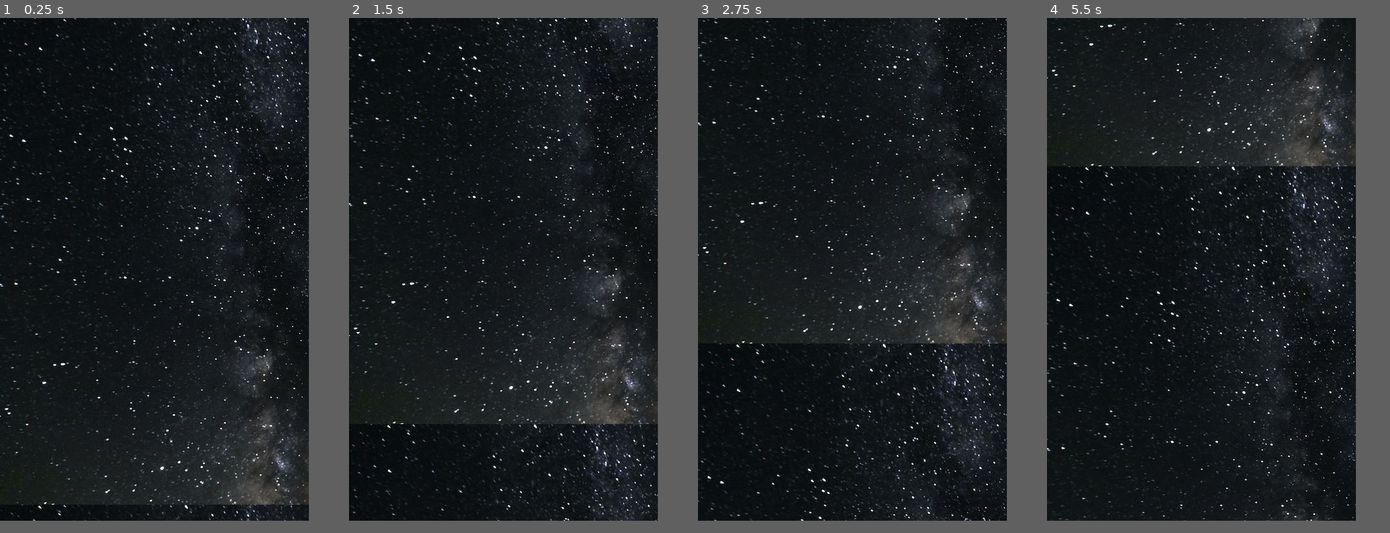
Above: before the commit, frames 1-4 (left to right).
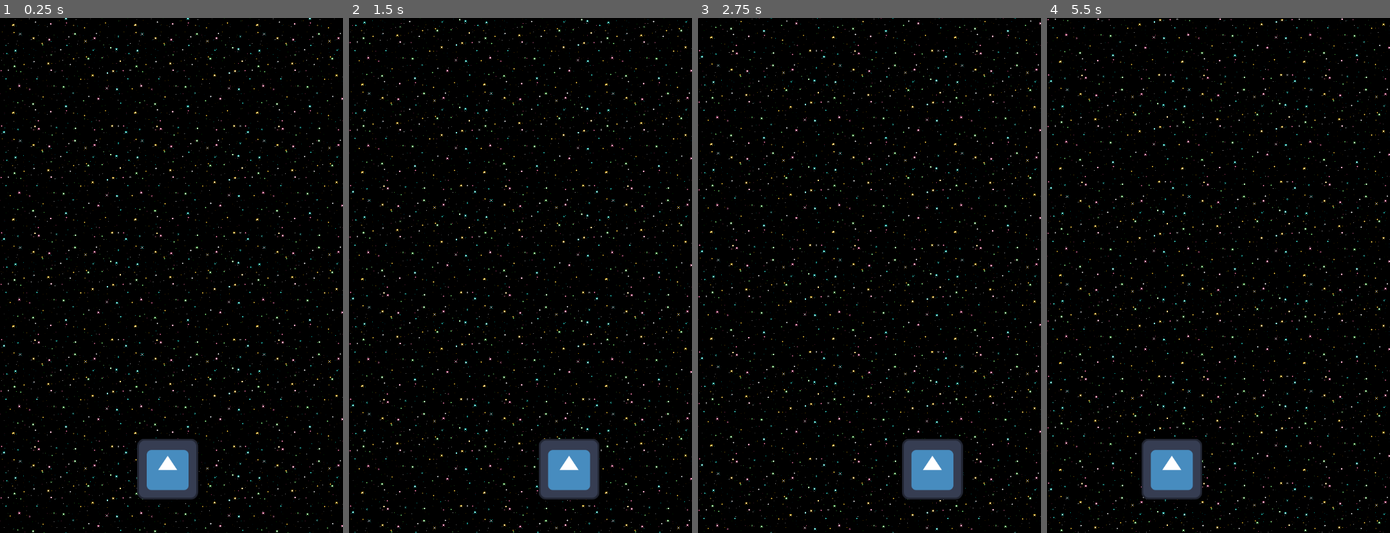
Above: after the commit, the same moments.

Repository: MissionToPsyche-Iridium/iridium_18b_ar_xr-asu
Game: Godot game, scene res://background.tscn
Two runs of this game, one before a commit and one after it. Both use one fixed random seed, a clock stepped at 60 frames per second and the inputs below. Before the commit the project has no main scene; this scene is started directly in both runs. The engine's default icon, where the game draws it, is replaced by a stand-in: a white triangle on a blue panel in a dark square.
Inputs:
- Up to frame 1 (0.25 s): no input
- Up to frame 2 (1.5 s): hold Right (ui_right) 0.53-1.28 s; hold Left (ui_left) from 1.28 s (still down)
- Up to frame 3 (2.75 s): release Left (ui_left) at 2.03 s; hold Right (ui_right) from 2.03 s (still down)
- Up to frame 4 (5.5 s): release Right (ui_right) at 3.53 s; hold Left (ui_left) from 3.53 s (still down)
In our replay, the window is 480x780 before the commit and 533x799 after it. These sizes can differ from the game's own. Grey fills any space a smaller window leaves; there, only what the larger window draws over its background counts as a difference.

The runs differ from the first frame. In frame 1, 47% of the frame differs, in the area x 0-100%, y 0-100%; in frame 2, 49%; in frame 3, 48%; in frame 4, 49%.

Commit message:
Add files via upload

Diff:
--- a/background/background.tscn
+++ b/background/background.tscn
@@ -1,7 +1,9 @@
-[gd_scene load_steps=3 format=3 uid="uid://cyjvkn7cf4wkr"]
+[gd_scene load_steps=5 format=3 uid="uid://cyjvkn7cf4wkr"]
 
 [ext_resource type="Script" path="res://scripts/parallax_background.gd" id="1_sfb8f"]
-[ext_resource type="Texture2D" uid="uid://cskgfjw887is1" path="res://stars.jpg" id="2_7m6di"]
+[ext_resource type="Texture2D" uid="uid://u51125eobcmw" path="res://st.png" id="2_hte2f"]
+[ext_resource type="Script" path="res://character_body_2d.gd" id="3_jy2a5"]
+[ext_resource type="Texture2D" uid="uid://c8j7lkkqbrpdl" path="res://icon.svg" id="4_j5q3t"]
 
 [node name="Background" type="Node2D"]
 
@@ -9,10 +11,18 @@
 script = ExtResource("1_sfb8f")
 
 [node name="stars" type="ParallaxLayer" parent="ParallaxBackground"]
-motion_mirroring = Vector2(0, 780)
+motion_mirroring = Vector2(0, 1080)
 
 [node name="Sprite2D" type="Sprite2D" parent="ParallaxBackground/stars"]
-position = Vector2(240, 390)
-texture = ExtResource("2_7m6di")
+texture_repeat = 2
+position = Vector2(360, 540)
+texture = ExtResource("2_hte2f")
 region_enabled = true
-region_rect = Rect2(0, 0, 480, 780)
+region_rect = Rect2(0, 0, 720, 1080)
+
+[node name="CharacterBody2D" type="CharacterBody2D" parent="."]
+script = ExtResource("3_jy2a5")
+
+[node name="Sprite2D" type="Sprite2D" parent="CharacterBody2D"]
+position = Vector2(352, 946)
+texture = ExtResource("4_j5q3t")
--- /dev/null
+++ b/background/character_body_2d.gd
@@ -0,0 +1,21 @@
+extends CharacterBody2D
+
+@export var speed: float = 200.0
+
+@warning_ignore("unused_parameter")
+func _physics_process(delta):
+	# Get input from the user
+	var input_vector = Vector2.ZERO
+
+	if Input.is_action_pressed("ui_right"):
+		input_vector.x += 1  # Move right
+	if Input.is_action_pressed("ui_left"):
+		input_vector.x -= 1  # Move left
+
+	# Normalize the vector to ensure consistent speed in diagonal movement
+	input_vector = input_vector.normalized()
+
+	# Set the velocity based on input
+	velocity.x = input_vector.x * speed
+
+	move_and_slide()
--- a/background/project.godot
+++ b/background/project.godot
@@ -11,13 +11,14 @@
 [application]
 
 config/name="background"
+run/main_scene="res://background.tscn"
 config/features=PackedStringArray("4.3", "Forward Plus")
 config/icon="res://icon.svg"
 
 [display]
 
-window/size/viewport_width=480
-window/size/viewport_height=780
+window/size/viewport_width=720
+window/size/viewport_height=1080
 window/stretch/mode="canvas_items"
 
 [dotnet]
--- a/background/scripts/parallax_background.gd
+++ b/background/scripts/parallax_background.gd
@@ -1,7 +1,7 @@
 extends ParallaxBackground
 
 func _process(delta: float):
-	scroll_base_offset -= Vector2(0,100)*delta
+	scroll_base_offset -= Vector2(0,-100)*delta
 
 ## Called when the node enters the scene tree for the first time.
 #func _ready() -> void:
Binary file added: background/st.png
Not shown, added: background/st.png.import
